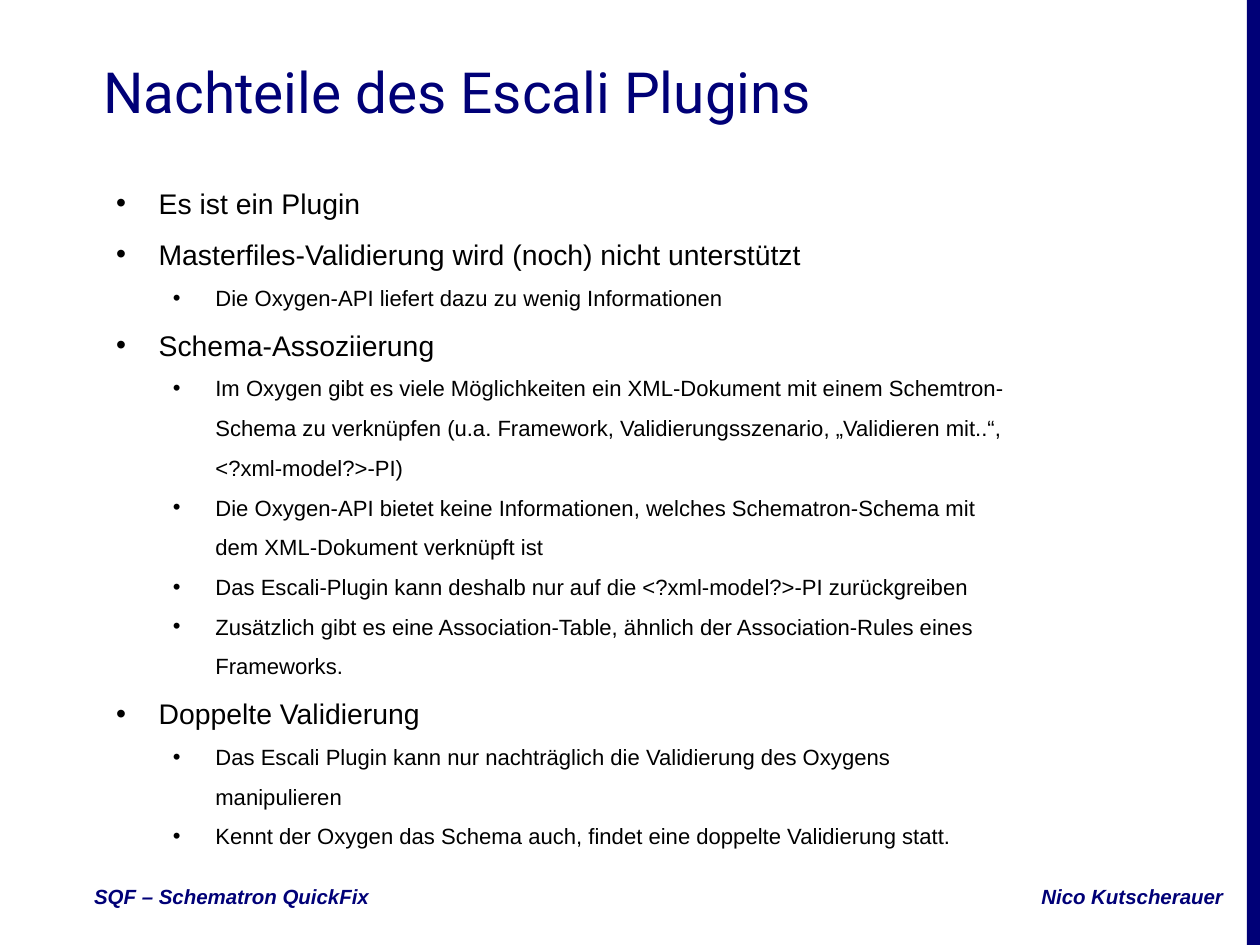
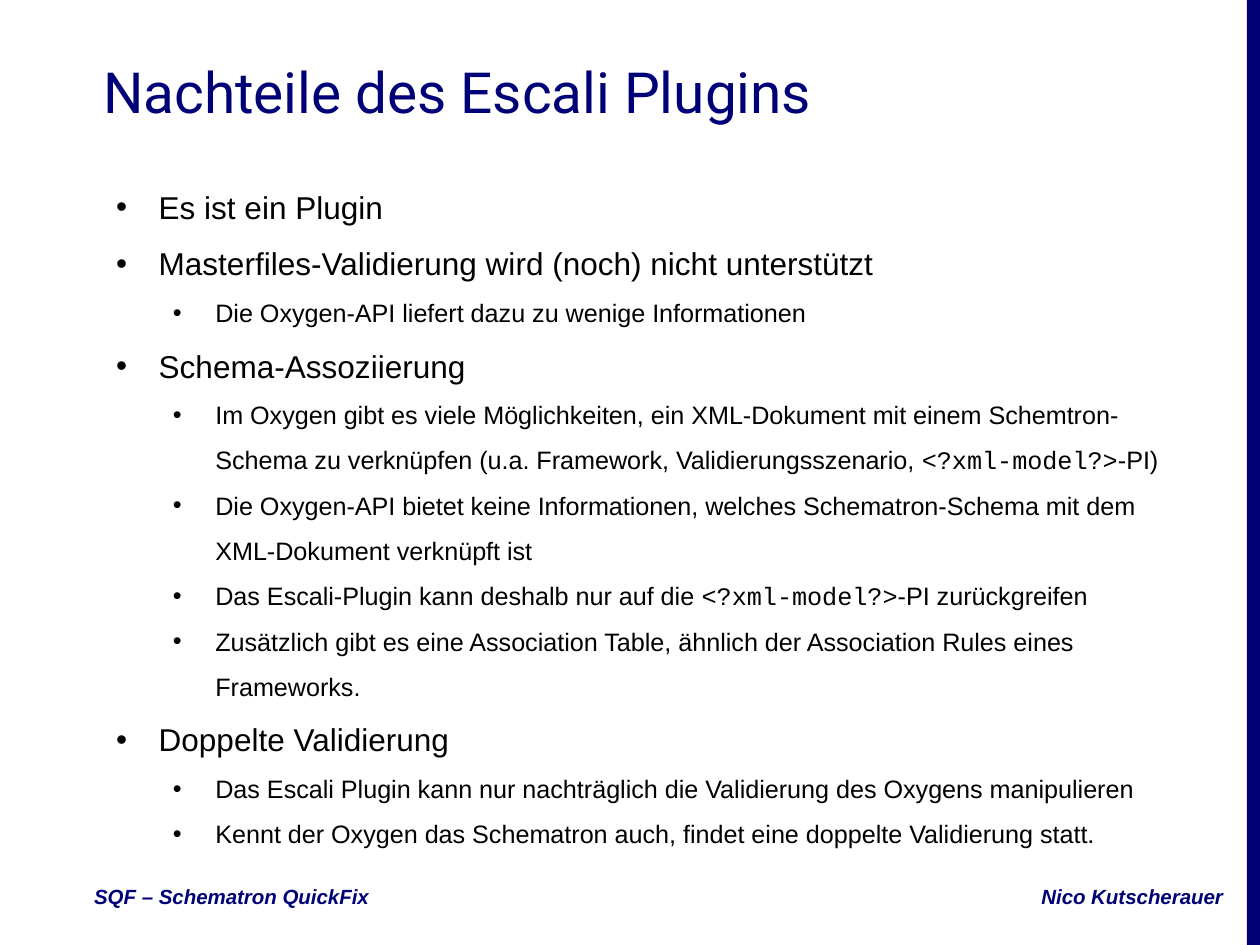
Before and after one commit to nkutsche/SchematronQuickFix-2017-11-17, a slide deck: slide 13 of SQF-Escali.pptx. Drawn at 1260x945 pixels with LibreOffice and Linux fonts; fonts in the diff are those of the drawing; background and template pictures are left out. Boxes give left, top, right and bottom in pixels: in the first picture for what was removed or moved away, otherwise in the second. Text is boxed around its words. In the diff, an @@ line names an element or a change of style, - is before the commit and + after.

Commit message:
Slide update and styling + PDF

```diff
--- a/SQF-Escali.pptx
+++ b/SQF-Escali.pptx
@@ subtitle at bbox=[159, 196, 1135, 804]: size 18 to 20 pt in "Es ist ein Plugin", "Masterfiles-Validierung wird (noch) nicht unterstützt", "Schema-Assoziierung", "Doppelte Validierung"; size 14 to 16 pt in "Die Oxygen-API bietet keine Informationen, welches Schematro ...", "Das Escali Plugin kann nur nachträglich die ..." @@
@@ subtitle at bbox=[215, 303, 806, 328]: text changed; size 14 to 16 pt @@
-  • Die Oxygen-API liefert dazu zu wenig Informationen
+  • Die Oxygen-API liefert dazu zu wenige Informationen
@@ subtitle at bbox=[215, 405, 1159, 475]: text changed; size 14 to 16 pt @@
-  • Im Oxygen gibt es viele Möglichkeiten ein XML-Dokument mit einem Schemtron-Schema zu verknüpfen (u.a. Framework, Validierungsszenario, „Validieren mit..“, <?xml-model?>-PI)
+  • Im Oxygen gibt es viele Möglichkeiten, ein XML-Dokument mit einem Schemtron-Schema zu verknüpfen (u.a. Framework, Validierungsszenario, <?xml-model?>-PI)
@@ subtitle at bbox=[215, 586, 1088, 697]: text changed; size 14 to 16 pt @@
-  • Das Escali-Plugin kann deshalb nur auf die <?xml-model?>-PI zurückgreiben
-  • Zusätzlich gibt es eine Association-Table, ähnlich der Association-Rules eines Frameworks.
+  • Das Escali-Plugin kann deshalb nur auf die <?xml-model?>-PI zurückgreifen
+  • Zusätzlich gibt es eine Association Table, ähnlich der Association Rules eines Frameworks.
@@ subtitle at bbox=[215, 824, 1094, 849]: text changed; size 14 to 16 pt @@
-  • Kennt der Oxygen das Schema auch, findet eine doppelte Validierung statt.
+  • Kennt der Oxygen das Schematron auch, findet eine doppelte Validierung statt.
```
Also in this commit, not shown: 14 other slides changed, 2 other files.
